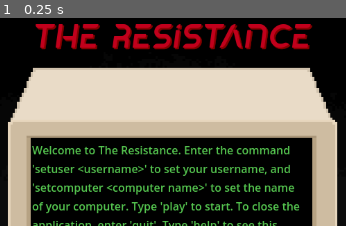
Above: before the commit, frame 1.
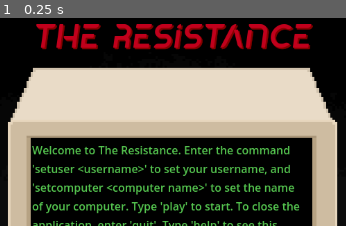
Above: after the commit, the same moment.

Repository: bunnybunnybun/The-Resistance
Game: Godot game, scene res://MainMenu.tscn
The game is run twice, just before and just after one commit, with the same random seed, the same clock (stepped at 60 frames per second) and the same inputs. This scene is started directly instead of the project's main scene.
Inputs:
- Up to frame 1 (0.25 s): no input
The pictures show only the part of the screen within x 28-77%, y 0-50%; the shares and areas given below are measured in that part.

The runs differ from the first frame. In frame 1, 2.0% of the frame differs, in the area x 10-91%, y 2-15%.

Commit message:
Added the touch and rm commands! Finaly something ended up being simpler than expected.

Diff:
--- a/MainMenu.tscn
+++ b/MainMenu.tscn
@@ -35,17 +35,21 @@
 grow_horizontal = 2
 grow_vertical = 2
 texture = ExtResource("2_eiy7p")
+stretch_mode = 5
 
 [node name="Title" type="Label" parent="."]
 layout_mode = 1
-anchors_preset = 5
+anchors_preset = 8
 anchor_left = 0.5
+anchor_top = 0.5
 anchor_right = 0.5
-offset_left = -202.0
-offset_top = 50.0
-offset_right = 201.0
-offset_bottom = 103.0
+anchor_bottom = 0.5
+offset_left = -201.5
+offset_top = -274.0
+offset_right = 201.5
+offset_bottom = -221.0
 grow_horizontal = 2
+grow_vertical = 2
 theme_override_colors/font_color = Color(0.7573134, 5.2943824e-07, 0.10989512, 1)
 theme_override_colors/font_shadow_color = Color(0.5267933, 4.9935653e-07, 9.62615e-08, 1)
 theme_override_constants/shadow_offset_x = 2
--- a/scenes/text_edit.gd
+++ b/scenes/text_edit.gd
@@ -21,12 +21,7 @@
 			}
 		}
 	}
-#"home": ["Documents", "Downloads"],
-	#"Documents": ["Secrets.txt", "placehold.txt"],
-	#"Downloads": ["bird.png", "not_malware.zip", "rabbit.png"]
-#@onready var home = ["Documents", "Downloads"]
 @onready var current_path = "/home/user"
-#@onready var Documents = ["Secrets.txt", "placehold.txt"]
 
 func _ready():
 	text_edit.gui_input.connect(_on_LineEdit_gui_input)
@@ -141,8 +136,39 @@
 					current_path = new_path
 				else: text_edit.text += '\ncd: The directory "' + arg + '" does not exist'
 
-		elif command == "help":
-			text_edit.text = text_edit.text + "\nWelcome to The Resistance. Enter the command 'setuser <username>' to set your username, and 'setcomputer <computer name>' to set the name of your computer. Type 'play' to start. To close the application, enter 'quit'. Type 'help' to see this help menu again."
+		elif command == "touch":
+			var current = directories["/"]
+			var path_parts = []
+
+			for part in current_path.split("/"):
+				if !part.is_empty():
+					path_parts.append(part)
+
+			for part in path_parts:
+				if not current.has(part):
+					text_edit.text += "No such file or directory"
+					return
+				current = current[part]
+
+			if arg:
+				current[arg] = ""
+
+		elif command == "rm":
+			var current = directories["/"]
+			var path_parts = []
+
+			for part in current_path.split("/"):
+				if !part.is_empty():
+					path_parts.append(part)
+
+			for part in path_parts:
+				if not current.has(part):
+					text_edit.text += "No such file or directory"
+					return
+				current = current[part]
+
+			if arg:
+				current.erase(arg)
 		elif command == "":
 			null
 		else:
